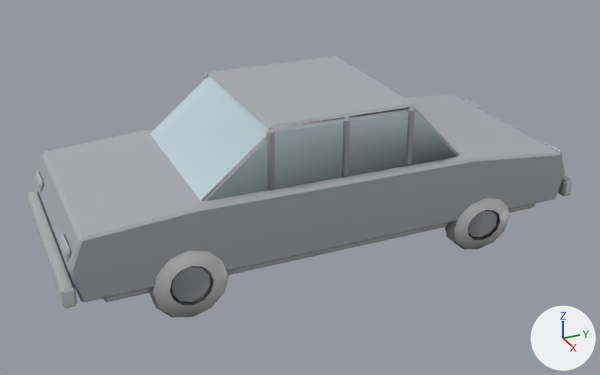
The glTF model Valdebruma/assets/models/props/car_sedan.glb, before and after one commit.
Before and after are seen from a 50 mm camera at (6.05, -2.78, 3.52) aimed at (0.07, -0.08, 0.53). The lights are fixed; the arrows at lower right show +X, +Y and +Z. The first picture is the older version. Vertices at exactly the same position are counted once.

The first picture shows 'car_sedan'.
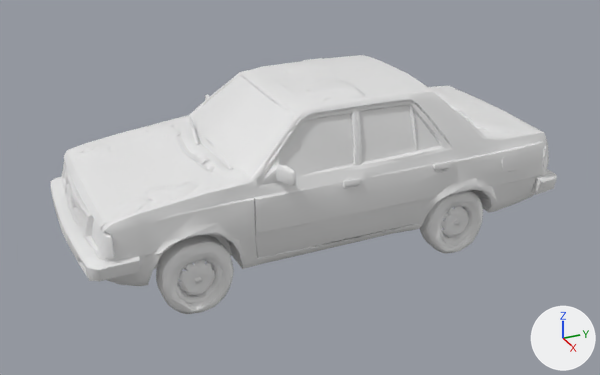
Where the change shows, as pixel boxes [x1, y1, x2, y2] in the pictures (600 x 375 px):
'car_sedan', reshaped, turned, recoloured
    before: [27, 56, 573, 317]
    after: [51, 55, 557, 314]
part 1 of me_car_sedan, rebuilt (25% taller)
    before: [445, 198, 510, 249]
    after: [420, 190, 483, 254]
part 2 of me_car_sedan, rebuilt
    before: [148, 250, 229, 317]
    after: [156, 235, 234, 314]
part 3 of me_car_sedan, rebuilt (12% taller)
    before: [34, 95, 565, 302]
    after: [51, 55, 557, 286]
part 4 of me_car_sedan, deleted
    before: [27, 56, 573, 308]

Patch to the scene script:
```diff
--- a/Valdebruma/assets/models/props/car_sedan.glb.py
+++ b/Valdebruma/assets/models/props/car_sedan.glb.py
@@ mat_veh_sedan @@
+mat_veh_sedan = principled_material('veh_sedan')
+mat_veh_sedan.base_color = (0.8, 0.8, 0.8)  # white #e7e7e7
+mat_veh_sedan.roughness = 0.4
@@ me_car_sedan @@
 # used by ob_car_sedan; location = (0.0, 0.0, 0.0); rotation_euler = (0.0, 0.0209, 0.0), in degrees (0, 1.2, 0)
-me_car_sedan.from_pydata(...)  # 836 vertices, 1496 faces; spans x -0.86..0.86, y -2.25..2.25, z 0.0..1.42
-me_car_sedan.materials.append(mat_metal_blue)
-me_car_sedan.materials.append(mat_glass_dark)
-me_car_sedan.materials.append(mat_rubber)
-me_car_sedan.materials.append(mat_metal_shutter)
-me_car_sedan.materials.append(mat_lamp_glass)
-me_car_sedan.materials.append(mat_paint_red)
-me_car_sedan.materials.append(mat_plastic_black)
+me_car_sedan.from_pydata(...)  # 2431 vertices, 4994 faces; spans x -1.0..1.0, y -2.1..2.1, z 0.0..1.51
+# me_car_sedan part 1: the loose piece of 72 vertices spanning x 0.66..0.86, y 0.99..1.61, z 0.0..0.53 is rebuilt with 187 vertices and now spans x 0.63..0.85, y 0.75..1.33, z 0.0..0.59, in mat_veh_sedan (white #e7e7e7)
+# me_car_sedan part 2: the loose piece of 72 vertices spanning x 0.66..0.86, y -1.63..-1.01, z 0.0..0.62 is rebuilt with 182 vertices and now spans x 0.64..0.85, y -1.54..-0.97, z 0.0..0.6, in mat_veh_sedan (white #e7e7e7)
+# me_car_sedan part 3: the loose piece of 40 vertices spanning x -0.83..0.83, y -2.18..2.16, z 0.34..0.92 is rebuilt with 1690 vertices and now spans x -1.0..1.0, y -2.1..2.1, z 0.2..1.51, in mat_veh_sedan (white #e7e7e7)
+# me_car_sedan part 4: 19 loose pieces with 508 vertices, spanning x -0.85..0.85, y -2.25..2.25, z 0.12..1.42, are deleted
+# other edits to the shape of me_car_sedan do not show in these pictures
+me_car_sedan.materials.append(mat_veh_sedan)  # white #e7e7e7
@@ ob_car_sedan @@
 ob_car_sedan.location = (0.0, 0.0, 0.0)
-ob_car_sedan.rotation_euler = (0.0, 0.0209, 0.0)  # degrees (0, 1.2, 0)
```
